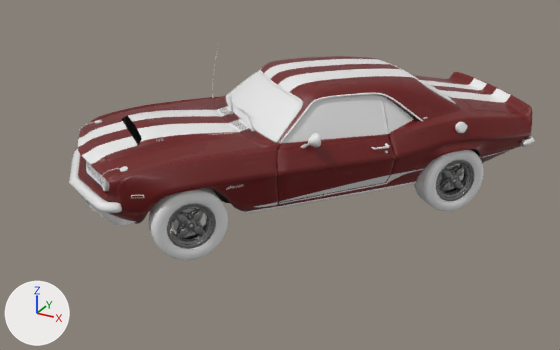
Two versions of the glTF model public/Assets/car/scene.gltf, one commit apart.
The view is the same before and after, from a 50 mm lens placed at (6.55, -10.99, 5.35), pointed at (0.24, 0.48, -0.39). The lights are fixed; the arrows at lower left show +X, +Y and +Z. Where no turn or scale is listed for an object, it has been applied to the vertices. Vertices at the same position are counted once.

The older version as bpy lines, for what is in view:
```python
me_object_19 = bpy.data.meshes.new('Object_19')
me_object_19.from_pydata(...)  # 774 vertices, 1462 faces; spans x -0.546..0.543, y -0.602..0.599, z -0.649..0.64
me_object_19.materials.append(mat_tyre_fl)  # its picture is missing
me_object_19_001 = bpy.data.meshes.new('Object_19.001')
me_object_19_001.from_pydata(...)  # 1548 vertices, 2924 faces; spans x -1.73..1.73, y -0.65..0.64, z -0.65..0.65
me_object_19_001.materials.append(mat_tyre_fl)  # its picture is missing
ob_left_front_tire = bpy.data.objects.new('left_front_tire', me_object_19)
ob_left_front_tire.location = (-0.39, -1.55, -0.59)
ob_rear_tires = bpy.data.objects.new('rear_tires', me_object_19_001)
ob_rear_tires.parent = ob_ace_42_fixing_interior_obj_cleaner_materialmerger_gles
ob_rear_tires.location = (0.00871, 0.588, 2.447)
ob_sketchfab_model = bpy.data.objects.new('Sketchfab_model', None)
ob_sketchfab_model.location = (0.149, 1.418, 0.0)
ob_sketchfab_model.rotation_euler = (-1.571, 0.0, -0.693)  # degrees (-90, 0, -40)
# also in view: 'left_front_rim' at (-0.4, -1.55, -0.58); 'Object_15' at (0.31, 1.6, 0.36); 'Object_5' at (0.31, 1.58, 0.48); 'Object_14' at (0.58, 1.97, 0.82); 'rear_rims' at (1.72, 3.3, -0.58)
```
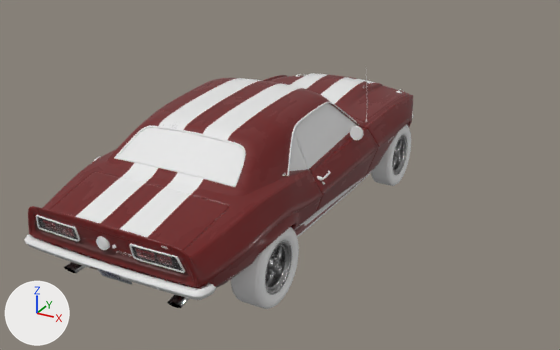
ob_sketchfab_model is not drawn itself; it is the parent of ob_ace_42_fixing_interior_obj_cleaner_materialmerger_gles.

Where the newer file only moved an object's origin or applied its transform, the numbers keep the older frame.

Location of each change, [x1, y1, x2, y2] in pixels of the pictures (560 x 350 px; the box of a moved part takes in the faces that stretch with it):
'Object_15', moved, turned: before [78, 56, 532, 224]; after [28, 73, 413, 288]
'Object_14', moved, turned: before [227, 71, 452, 143]; after [118, 103, 357, 184]
'Object_5', moved, turned: before [69, 48, 535, 226]; after [24, 74, 414, 300]
'rear_tires', moved, turned: before [414, 149, 483, 211]; after [231, 227, 299, 309]
'rear_rims', moved, turned: before [436, 160, 474, 201]; after [265, 240, 292, 295]
'left_front_rim', moved, turned (not visible afterwards): before [167, 203, 216, 249]
'right_front_tire', moved, turned (not visible before): after [371, 124, 411, 186]
'Object_7', moved, turned: before [132, 195, 143, 198]; after [38, 217, 183, 271]
'right_front_rim', moved, turned (not visible before): after [392, 135, 407, 175]
'Object_16', moved, turned: before [204, 149, 506, 213]; after [64, 262, 189, 308]
'Object_8', moved, turned (not visible before): after [97, 268, 132, 284]
'Object_9', moved, turned (not visible afterwards): before [211, 149, 475, 203]
'Object_12', moved, turned (not visible afterwards): before [475, 149, 479, 156]
part 1 of me_object_19, moved or reshaped (not visible afterwards): before [149, 188, 228, 260]

Patch to the scene script:
```diff
--- a/public/Assets/car/scene.gltf.py
+++ b/public/Assets/car/scene.gltf.py
@@ me_object_19 @@
 me_object_19.from_pydata(...)  # 774 vertices, 1462 faces; spans x -0.546..0.543, y -0.602..0.599, z -0.649..0.64
 # used by ob_left_front_tire; location = (-0.39, -1.55, -0.59)
+# me_object_19 part 1: the whole mesh is multiplied about its middle by the matrix ((-0.768, 0.64, -0.003), (0.365, 0.433, -0.824), (-0.527, -0.634, -0.566)), then moved by (-1.087, 4.486, 0.001)
 me_object_19.materials.append(mat_tyre_fl)
@@ ob_sketchfab_model @@
 ob_sketchfab_model = bpy.data.objects.new('Sketchfab_model', None)
-ob_sketchfab_model.location = (0.149, 1.418, 0.0)
-ob_sketchfab_model.rotation_euler = (-1.571, 0.0, -0.693)  # degrees (-90, 0, -40)
+ob_sketchfab_model.location = (-0.00889, 0.3, 0.0)
+ob_sketchfab_model.rotation_euler = (-1.571, 0.0, 3.138)  # degrees (-90, 0, 180)
```
